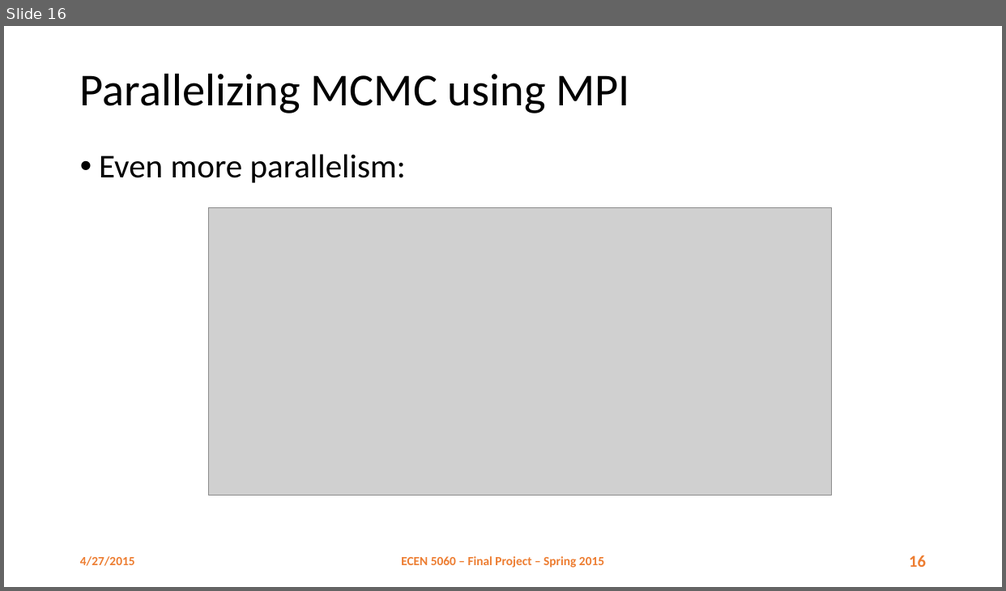
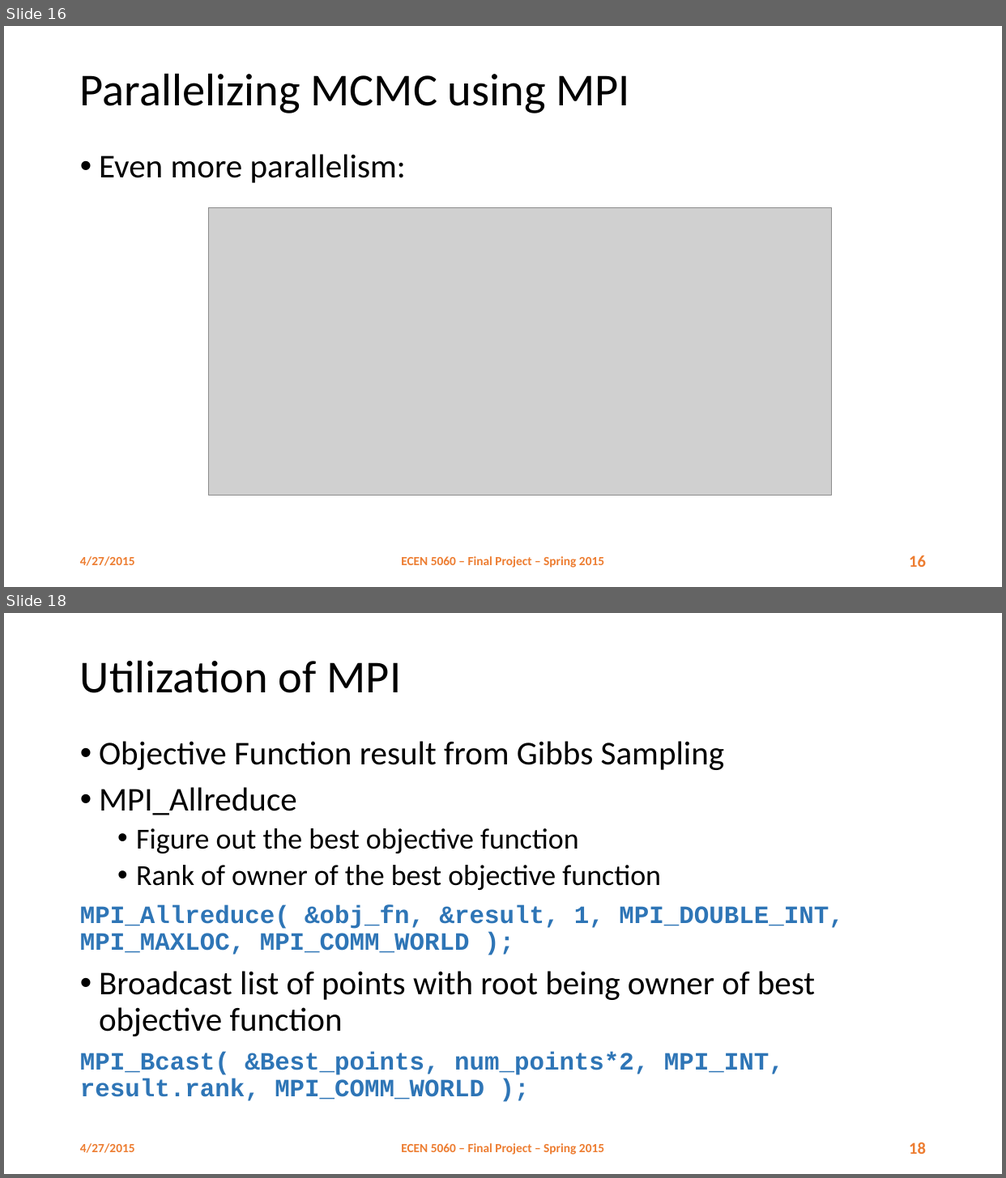
Before and after one commit to danhtuan/jdmcmc-mpi, a slide deck: report/Parallel MCMC.pptx. Shown one above the other, each under a label of ours: slide 16 before the commit, slides 16 and 18 after it; the slides between them are not shown. The pictures are 1006x591 and 1006x1178 pixels, drawn with LibreOffice and Linux fonts; fonts in the diff are those of the drawing; grey boxes stand for pictures; background and template pictures are left out. Boxes give left, top, right and bottom in pixels: in the first picture for what was removed or moved away, otherwise in the second. Text is boxed around its words. In the diff, an @@ line names an element or a change of style, - is before the commit and + after.

Commit message:
- add excel spreadsheet of results - matthew's modifications to powerpoint - new slides

```diff
--- a/report/Parallel MCMC.pptx
+++ b/report/Parallel MCMC.pptx
@@ slide 18 added at (4, 613, 1002, 1174), background #FFFFFF @@
@@ title added at (80, 660, 402, 693), 44 pt, text #000000 @@
+Utilization of MPI
@@ text added at (80, 741, 843, 1101), 24 pt, text #000000 @@
+• Objective Function result from Gibbs Sampling
+• MPI_Allreduce
+  • Figure out the best objective function
+  • Rank of owner of the best objective function
+MPI_Allreduce( &obj_fn, &result, 1, MPI_DOUBLE_INT, MPI_MAXLOC, MPI_COMM_WORLD );
+• Broadcast list of points with root being owner of best objective function
+MPI_Bcast( &Best_points, num_points*2, MPI_INT, result.rank, MPI_COMM_WORLD );
@@ text added at (80, 1144, 135, 1153), 12 pt, text #ED7D31, bold @@
+4/27/2015
@@ text added at (401, 1144, 604, 1155), 12 pt, text #ED7D31, bold @@
+ECEN 5060 – Final Project – Spring 2015
@@ page number added at (909, 1143, 926, 1154), 16 pt, text #ED7D31, bold @@
+18
```
Also in this commit, not shown: 4 slides changed, 14 other slides added, 1 other file.
